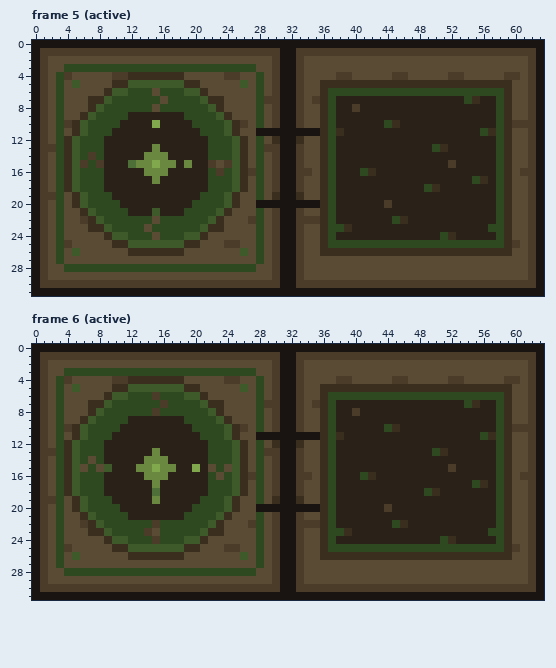
Edited in one commit: pixel-art file (buildings/biomass_extractor/sprites/extractor.aseprite). Above is the file before it was changed.
64x32 pixels, 10 frames. Colours within 5 levels of each other are drawn and written as one. Shown: frame 5 (active), frame 6 (active). The commit also changed other frames, which this record leaves out.
After the commit:
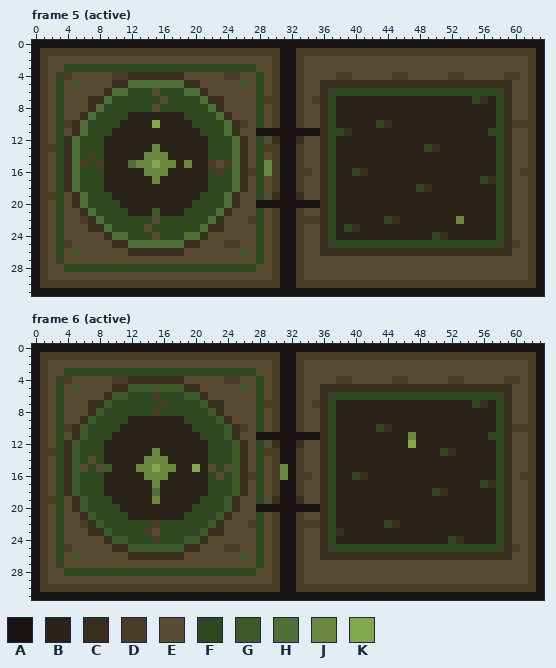
Palette (. is transparent): A #191412  B #2a2218  C #3a2e1e  D #4a3c28  E #5a4c34  F #2e4820  G #3e5a2a  H #4e7038  J #6a8840  K #82a84e
The edit:
Frame 5 (active), layers "top", "base":
Colour C becomes colour B in row 10 at x 45; in row 13 at x 51; in row 16 at x 42; in row 18 at x 50; in row 22 at x 46; in row 24 at x 52.
Colour D becomes colour B in row 8 at x 40; in row 15 at x 52; in row 20 at x 44.
Colour F becomes colour B in row 7 at x 54; in row 11 at x 56; in row 17 at x 55; in row 23 at x 38 and 57.
Colour B becomes colour C in row 7 at x 56; in row 11 at x 39; in row 17 at x 57; in row 23 at x 40.
Colour F becomes colour C in row 10 at x 44; in row 13 at x 50; in row 16 at x 41; in row 18 at x 49; in row 22 at x 45; in row 24 at x 51.
Colour B becomes colour F in row 10 at x 43; in row 13 at x 49; in row 16 at x 40; in row 18 at x 48; in row 22 at x 44; in row 24 at x 50.
Colour C becomes colour F in row 7 at x 55; in row 11 at x 38 and 57; in row 17 at x 56; in row 23 at x 39.
Colour G becomes colour H in row 5 at x 12 to 18; in row 6 at x 10 to 11 and 19 to 20; in row 7 at x 9 and 21; in row 8 at x 8 and 22; in row 9 at x 7 and 23; in rows 10 to 11 at x 6 and 24.
Colour G becomes colour H in rows 12 to 18 at x 5 and 25; in rows 19 to 20 at x 6 and 24; in row 21 at x 7 and 23; in row 22 at x 8 and 22; in row 23 at x 9 and 21; in row 24 at x 10 to 11 and 19 to 20.
Colour G becomes colour H in row 25 at x 12 to 18.
Colour B becomes colour J in row 22 at x 53.
Colour E becomes colour J in rows 15 to 16 at x 29.
Frame 6 (active), layers "top", "base":
Colour C becomes colour B in row 10 at x 45; in row 11 at x 38; in row 16 at x 42; in row 22 at x 46; in row 23 at x 39.
Colour D becomes colour B in row 8 at x 40; in row 15 at x 52; in row 20 at x 44.
Colour F becomes colour B in row 7 at x 54; in row 11 at x 56; in row 13 at x 50; in row 17 at x 55; in row 18 at x 49; in row 23 at x 57.
Colour F becomes colour B in row 24 at x 51.
Colour B becomes colour C in row 7 at x 56; in row 13 at x 52; in row 17 at x 57; in row 18 at x 51; in row 24 at x 53.
Colour F becomes colour C in row 10 at x 44; in row 16 at x 41; in row 22 at x 45; in row 23 at x 38.
Colour B becomes colour F in row 10 at x 43; in row 16 at x 40; in row 22 at x 44.
Colour C becomes colour F in row 7 at x 55; in row 11 at x 57; in row 13 at x 51; in row 17 at x 56; in row 18 at x 50; in row 24 at x 52.
Colour A becomes colour J in rows 15 to 16 at x 31.
Colour B becomes colour J in row 11 at x 47.
Colour B becomes colour K in row 12 at x 47.
Where, in picture pixels (left, top, right, bottom), the same in both pictures:
changed: (72, 80, 272, 248)
changed: (336, 96, 496, 240)
changed: (336, 400, 496, 536)
changed: (280, 464, 288, 480)
changed: (440, 536, 464, 544)
